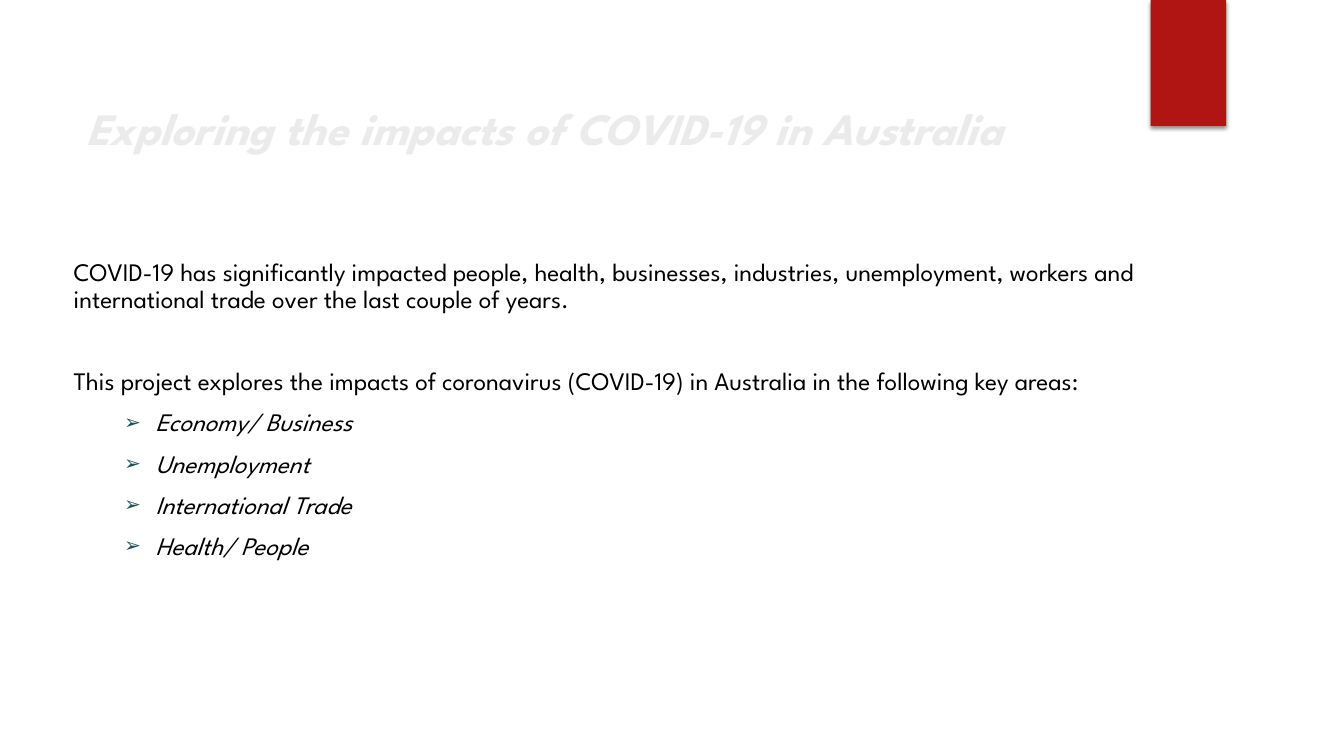
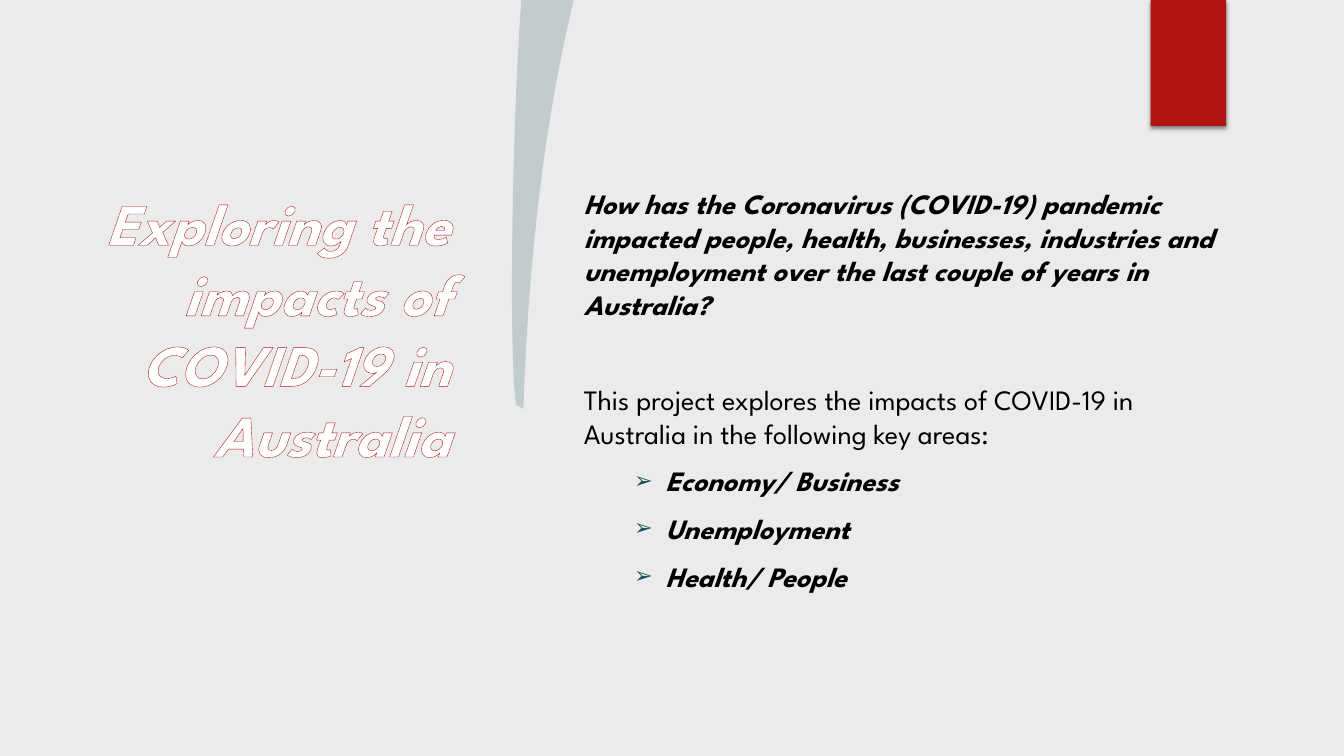
Before and after one commit to itsnameeta/Project-1---Python, a slide deck: slide 2 of Project Presentation.pptx. Drawn at 1344x756 pixels with LibreOffice and Linux fonts; fonts in the diff are those of the drawing; background and template pictures are left out. Boxes give left, top, right and bottom in pixels: in the first picture for what was removed or moved away, otherwise in the second. Text is boxed around its words. In the diff, an @@ line names an element or a change of style, - is before the commit and + after.

```diff
--- a/Project Presentation.pptx
+++ b/Project Presentation.pptx
@@ background picture (left out) to #EBEBEB @@
@@ rectangle added at (x1=0, y1=0, x2=1344, y2=756), fill #EBEBEB @@
@@ freeform shape added at (x1=512, y1=0, x2=574, y2=409), fill #1E5155 at 20% opacity @@
@@ freeform shape removed at (x1=962, y1=161, x2=1344, y2=252) @@
@@ freeform shape removed at (x1=0, y1=195, x2=1344, y2=756) @@
@@ title "Exploring the impacts of COVID-19 ..." moved from (x1=290, y1=372, x2=806, y2=396) to (x1=106, y1=204, x2=450, y2=458) @@
@@ title "Exploring the impacts of COVID-19 ..." at (x1=106, y1=204, x2=450, y2=458): size 32 to 42 pt, text colour #EBEBEB to #FFFFFF; alignment left to right; vertical alignment middle to top @@
@@ text "How has the Coronavirus (COVID-19) ..." moved from (x1=74, y1=263, x2=1133, y2=561) to (x1=584, y1=194, x2=1213, y2=593) @@
@@ text at (x1=584, y1=194, x2=1213, y2=450): text changed; size 18 to 20 pt; bold on; italic on @@
-COVID-19 has significantly impacted people, health, businesses, industries, unemployment, workers and international trade over the last couple of years.
-This project explores the impacts of coronavirus (COVID-19) in Australia in the following key areas:
+How has the Coronavirus (COVID-19) pandemic impacted people, health, businesses, industries and unemployment over the last couple of years in Australia?
+This project explores the impacts of COVID-19 in Australia in the following key areas:
@@ ellipse removed at (x1=949, y1=185, x2=1259, y2=495) @@
@@ text at (x1=666, y1=472, x2=899, y2=593): size 18 to 20 pt, bold on in "Economy/ Business", "Unemployment", "Health/ People"; line spacing 0.9 to 1 @@
@@ text at (x1=156, y1=496, x2=351, y2=515): paragraph removed @@
-  ➢ International Trade
```
Also in this commit, not shown: 4 other slides changed, 10 slides added, 22 other files.
